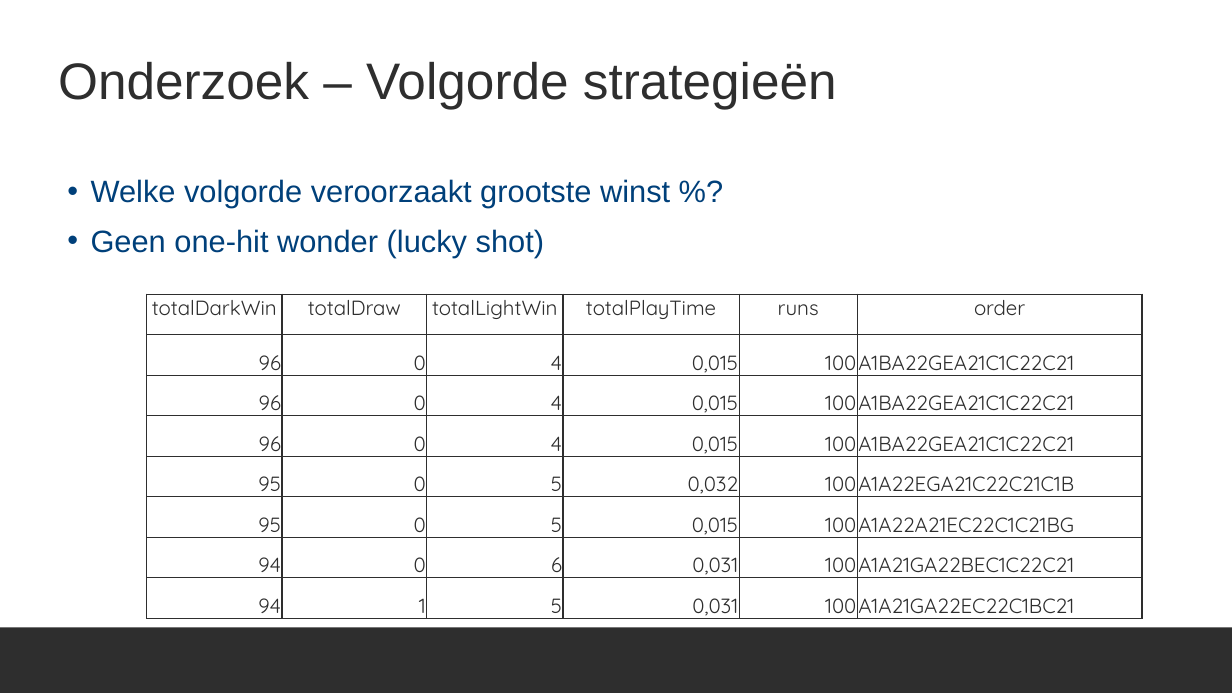
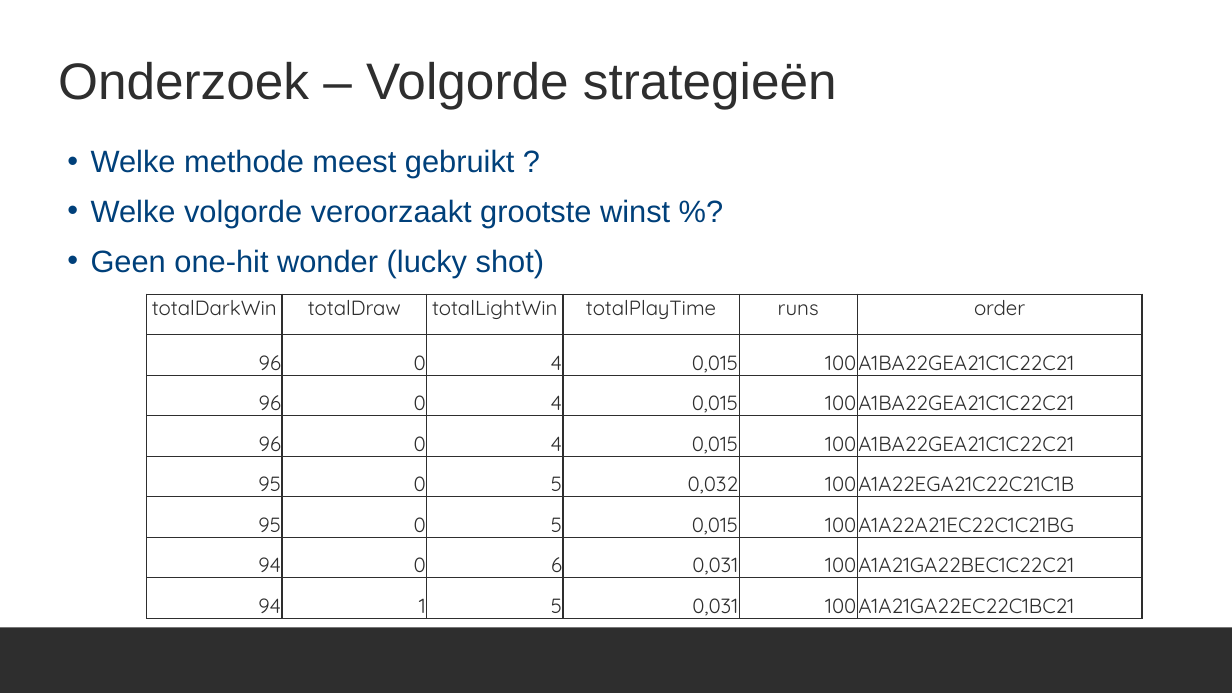
Before and after one commit to ro-per/PylosGamingBot, a slide deck: slide 9 of Presentation.pptx (slide 14 before the commit). Drawn at 1232x693 pixels with LibreOffice and Linux fonts; fonts in the diff are those of the drawing; background and template pictures are left out. Boxes give left, top, right and bottom in pixels: in the first picture for what was removed or moved away, otherwise in the second. Text is boxed around its words. In the diff, an @@ line names an element or a change of style, - is before the commit and + after.

Commit message:
update ppt

```diff
--- a/Presentation.pptx
+++ b/Presentation.pptx
@@ text "Welke methode meest gebruikt ?": place and size @@
-text "Welke methode meest gebruikt ?" at <box>91,179,670,258</box>
+text "Welke methode meest gebruikt ?" at <box>91,149,670,277</box>
@@ text at <box>91,149,515,178</box>: paragraph added @@
+• Welke methode meest gebruikt ?
```
Also in this commit, not shown: 6 slides added, 8 slides removed.
